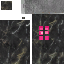
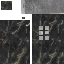
Layer changes from the first 64×64 image to the second:
added layer "Light New" above "Light Pink" over [39, 26, 49, 40]
hid "Light Pink" over [39, 26, 49, 40]
